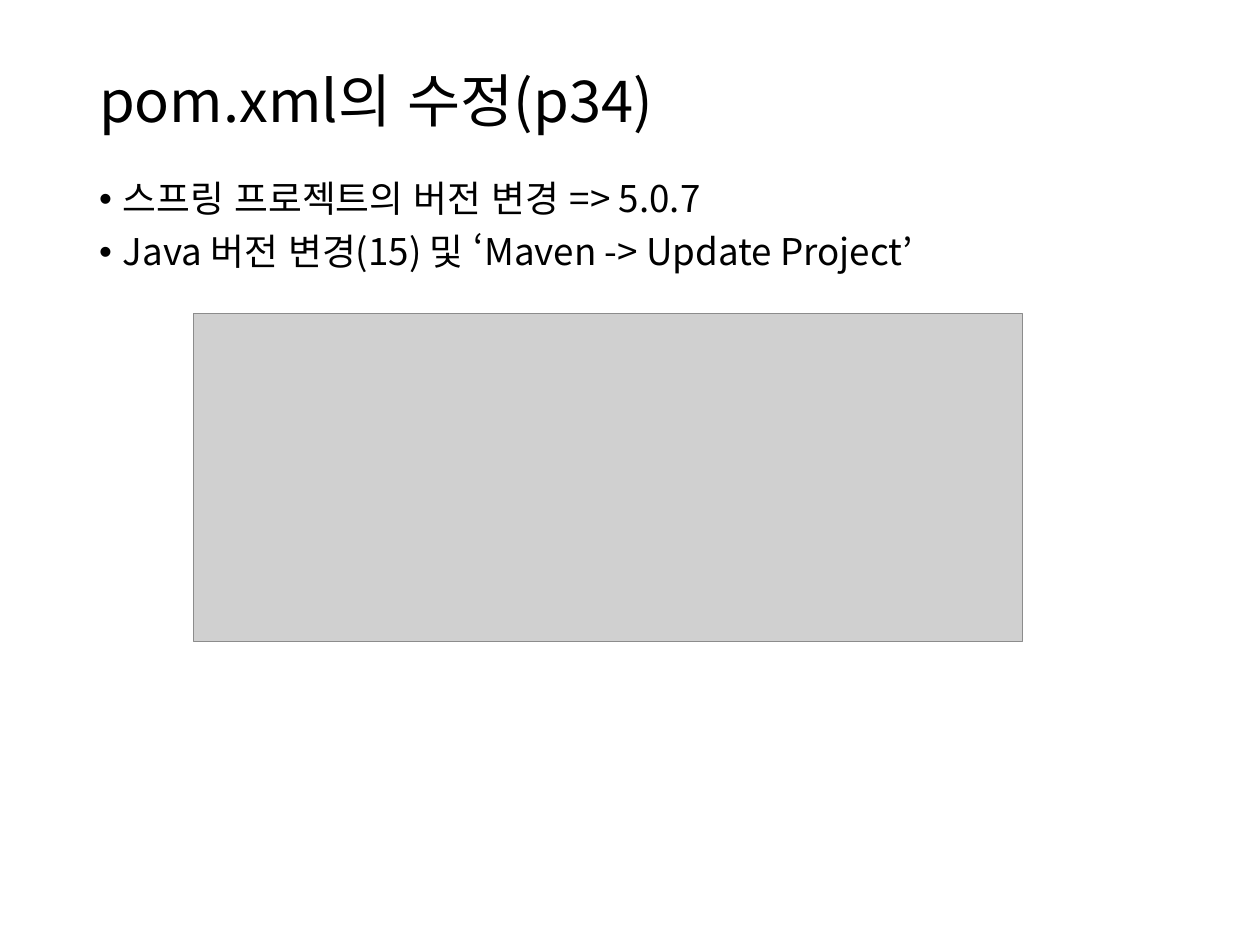
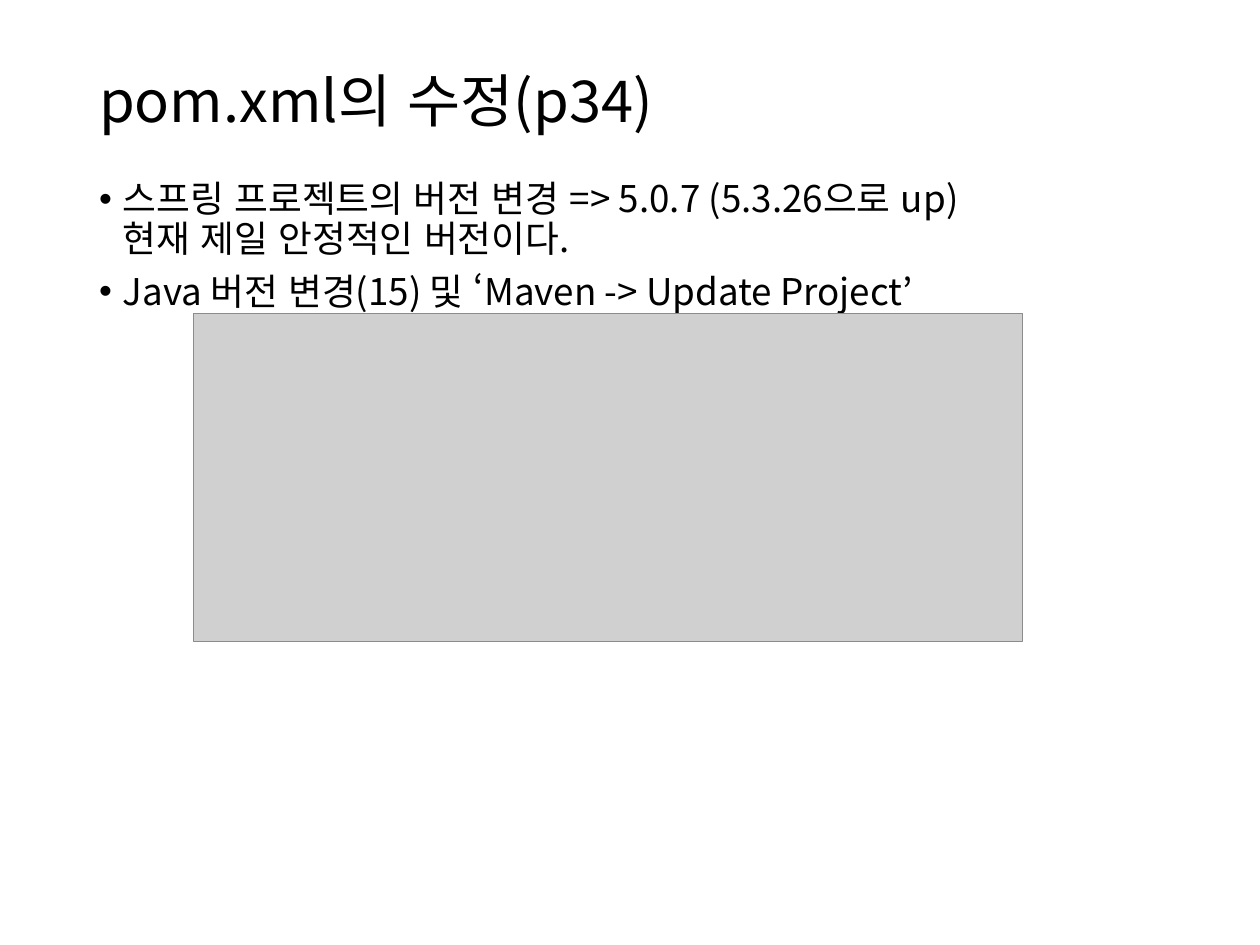
Before and after one commit to itrecipe/Web_Study_ez, a slide deck: slide 11 of spring - 학습자료/PART1.pptx. Drawn at 1260x945 pixels with LibreOffice and Linux fonts; fonts in the diff are those of the drawing; grey boxes stand for pictures. Boxes give left, top, right and bottom in pixels: in the first picture for what was removed or moved away, otherwise in the second. Text is boxed around its words. In the diff, an @@ line names an element or a change of style, - is before the commit and + after.

Commit message:
spring_학습자료
23.4.13

```diff
--- a/spring - 학습자료/PART1.pptx
+++ b/spring - 학습자료/PART1.pptx
@@ text at [123, 181, 958, 255]: text changed @@
-• 스프링 프로젝트의 버전 변경 => 5.0.7
+• 스프링 프로젝트의 버전 변경 => 5.0.7 (5.3.26으로 up)
+  현재 제일 안정적인 버전이다.
```
